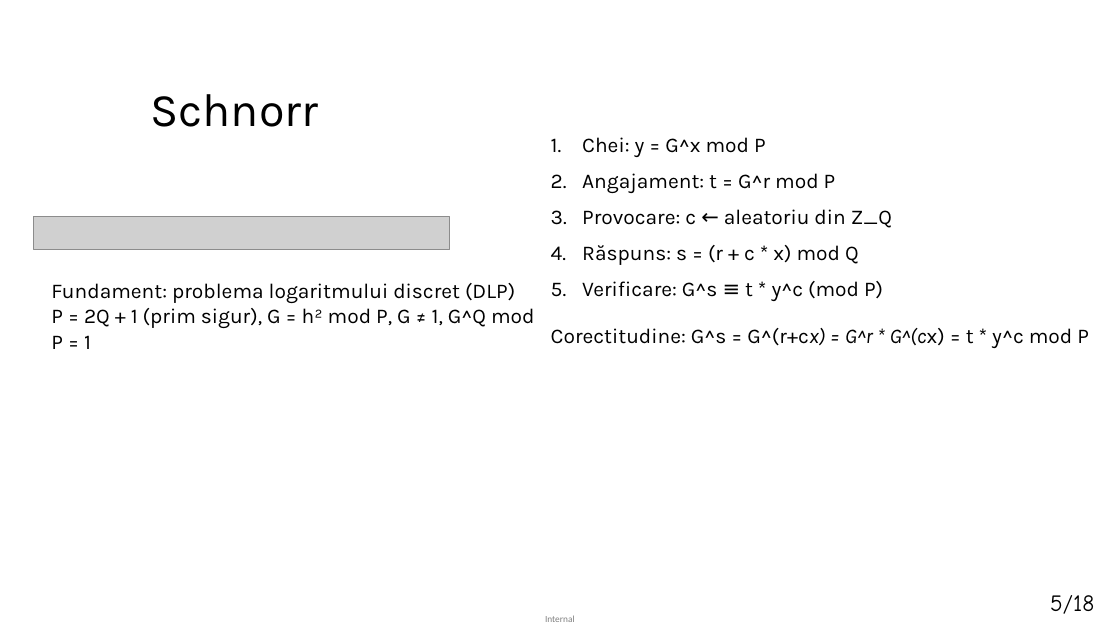
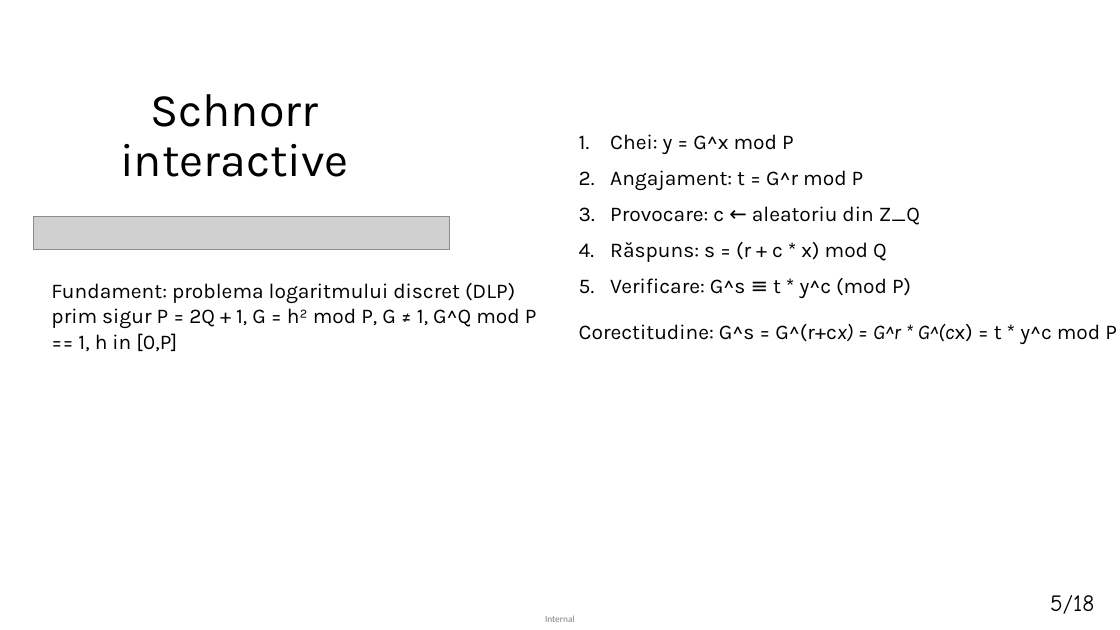
Before and after one commit to matei-rares-a/acas, a slide deck: slide 6 of docs/prezentare/current_draft/disertatie_matei_rares_prezentare_main.pptx. Drawn at 1120x630 pixels with LibreOffice and Linux fonts; fonts in the diff are those of the drawing; grey boxes stand for pictures. Boxes give left, top, right and bottom in pixels: in the first picture for what was removed or moved away, otherwise in the second. Text is boxed around its words. In the diff, an @@ line names an element or a change of style, - is before the commit and + after.

```diff
--- a/docs/prezentare/current_draft/disertatie_matei_rares_prezentare_main.pptx
+++ b/docs/prezentare/current_draft/disertatie_matei_rares_prezentare_main.pptx
@@ title at box(120, 94, 349, 177): text changed @@
-Schnorr
+Schnorr
+interactive
@@ text "Chei: y = G^x mod ...": place and size @@
-text "Chei: y = G^x mod ..." at box(551, 137, 1089, 348)
+text "Chei: y = G^x mod ..." at box(579, 134, 1117, 344)
@@ text at box(51, 308, 537, 351): text changed @@
-P = 2Q + 1 (prim sigur), G = h² mod P, G ≠ 1, G^Q mod P = 1
+prim sigur P = 2Q + 1, G = h² mod P, G ≠ 1, G^Q mod P == 1, h in [0,P]
```
Also in this commit, not shown: 7 other slides changed, 6 other files.
